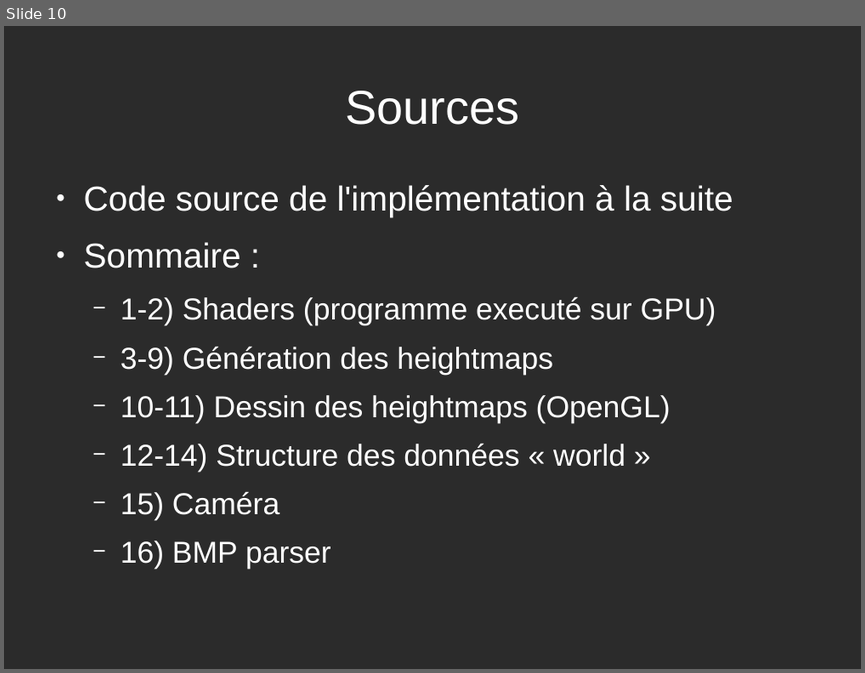
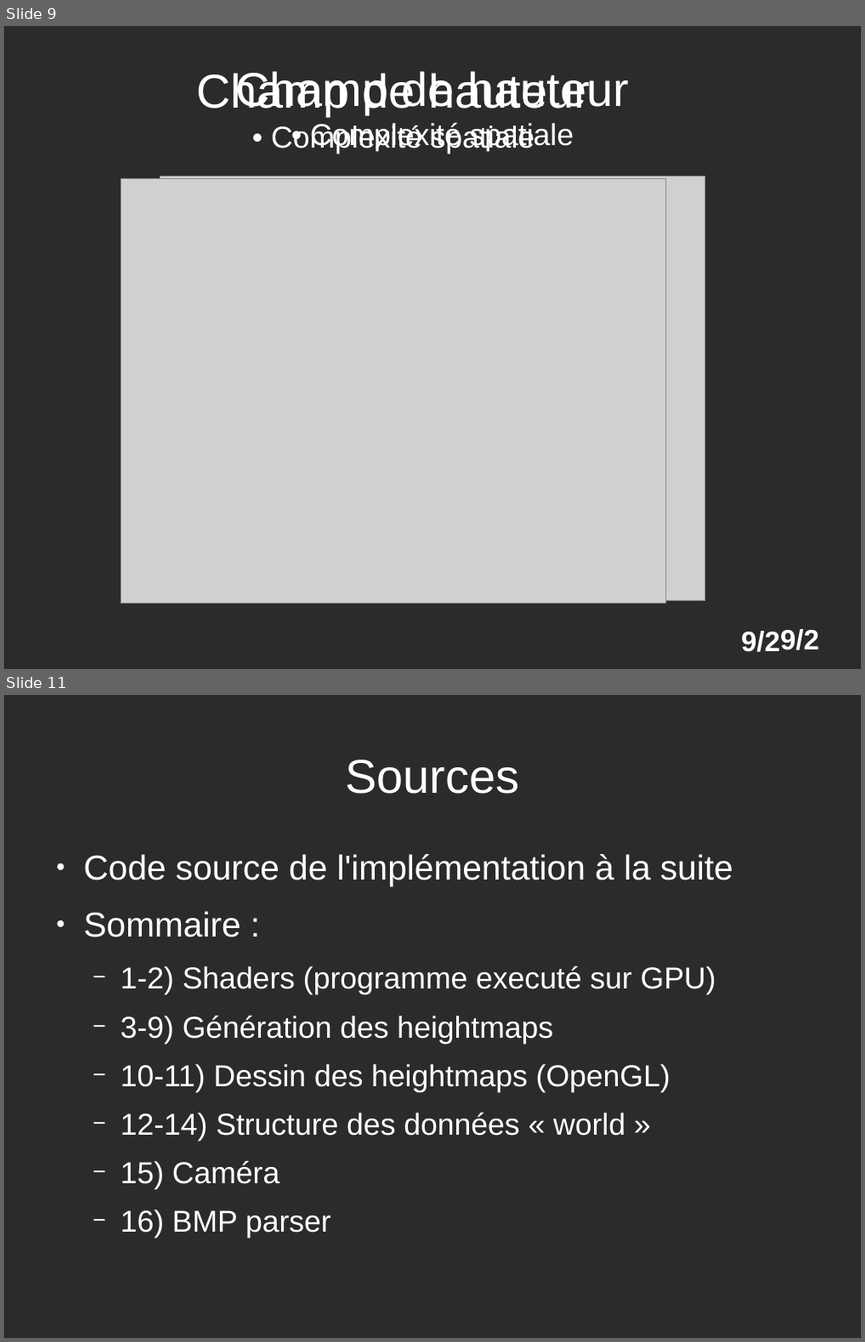
Before and after one commit to rpereira-dev/heightmaps_renderer, a slide deck: TIPE/presentation.odp. Shown one above the other, each under a label of ours: slide 10 before the commit, slides 9 and 11 after it; the slides between them are not shown. The pictures are 865x673 and 865x1342 pixels, drawn with LibreOffice and Linux fonts; fonts in the diff are those of the drawing; grey boxes stand for pictures; background and template pictures are left out; a plain dark background stands for a picture behind light text. Boxes give left, top, right and bottom in pixels: in the first picture for what was removed or moved away, otherwise in the second. Text is boxed around its words. In the diff, an @@ line names an element or a change of style, - is before the commit and + after.

```diff
--- a/TIPE/presentation.odp
+++ b/TIPE/presentation.odp
@@ slide 9 added at (4, 26, 861, 669), background picture (left out) @@
@@ text added at (196, 71, 534, 154), 28 pt, text #FFFFFF @@
+Champ de hauteur
+• Complexité spatiale
@@ title added at (235, 71, 590, 152), 28 pt, text #FFFFFF @@
+Champ de hauteur
+• Complexité spatiale
@@ picture added at (120, 178, 665, 603) @@
@@ picture added at (160, 176, 704, 601) @@
@@ page number added at (741, 630, 780, 652), 26 pt, text #FFFFFF, bold @@
+9/2
@@ page number added at (780, 629, 819, 650), 26 pt, text #FFFFFF, bold @@
+9/2
@@ what was slide 10 is now slide 11 @@
```
Also in this commit, not shown: 3 slides changed, 6 other slides added, 22 slides removed, 47 other files.
